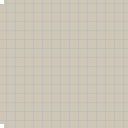
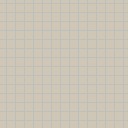
Before/after of a w=128, h=128 layered artwork. What changed in the layer stack:
painted on "Layer 2" over <box>0,0,4,128</box>
